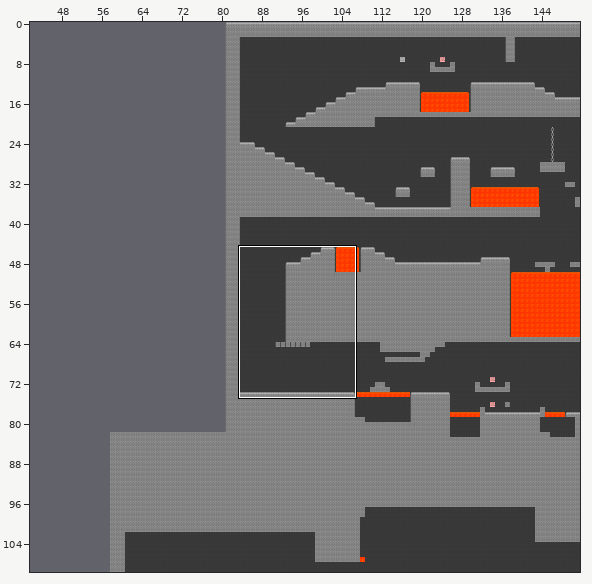
Two states of a Tiled map, Project2/assets/data/Level1/Level1.tmx. The picture above shows the old version from afar; the outline marks the close-up.
Close-up. Before:
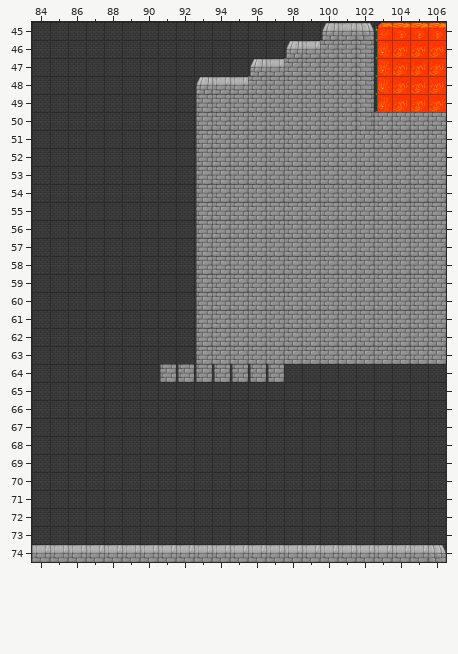
Cells are 64x64 px. Shown: x 84..106, y 45..74. The commit also changed other parts of the map, which this record leaves out.
The same view after the edit:
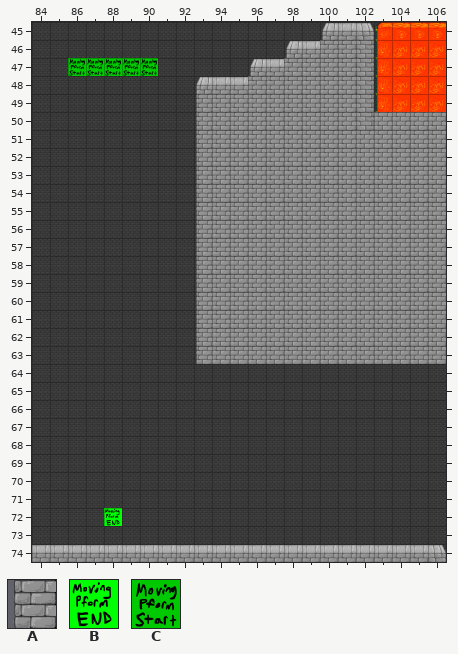
Key: from "tiles1": A 17, B 63, C 64.
_ is an empty cell.
Tiles of an added or newly shown layer are drawn over the layers below it.
The edit:
Layer "Enemies":
Tile A is gone in row 64 at x 91 to 97.
Layer "Platform3" (added):
The author put tile B in row 72 at x 88.
The author put tile C in row 47 at x 86 to 90.
Boxes around the changes in both close-ups, in picture pixels (x1, y1, x2, y2):
added: (68, 58, 158, 76)
removed: (160, 364, 284, 382)
added: (104, 508, 122, 526)
